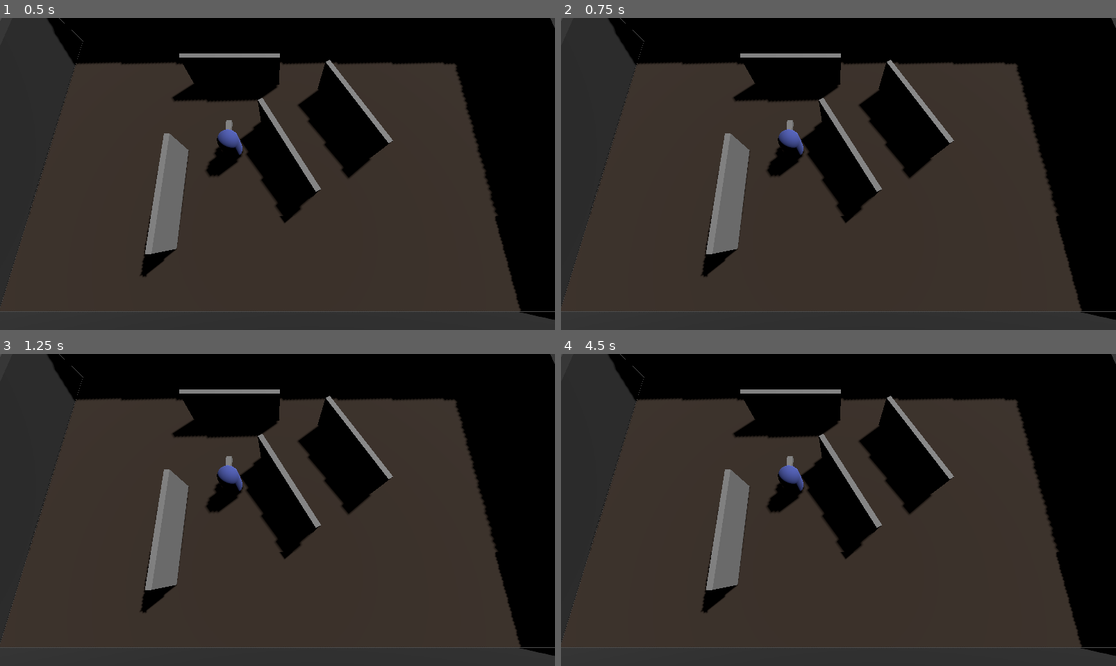
Above: before the commit, frames 1-4 (two rows, left to right).
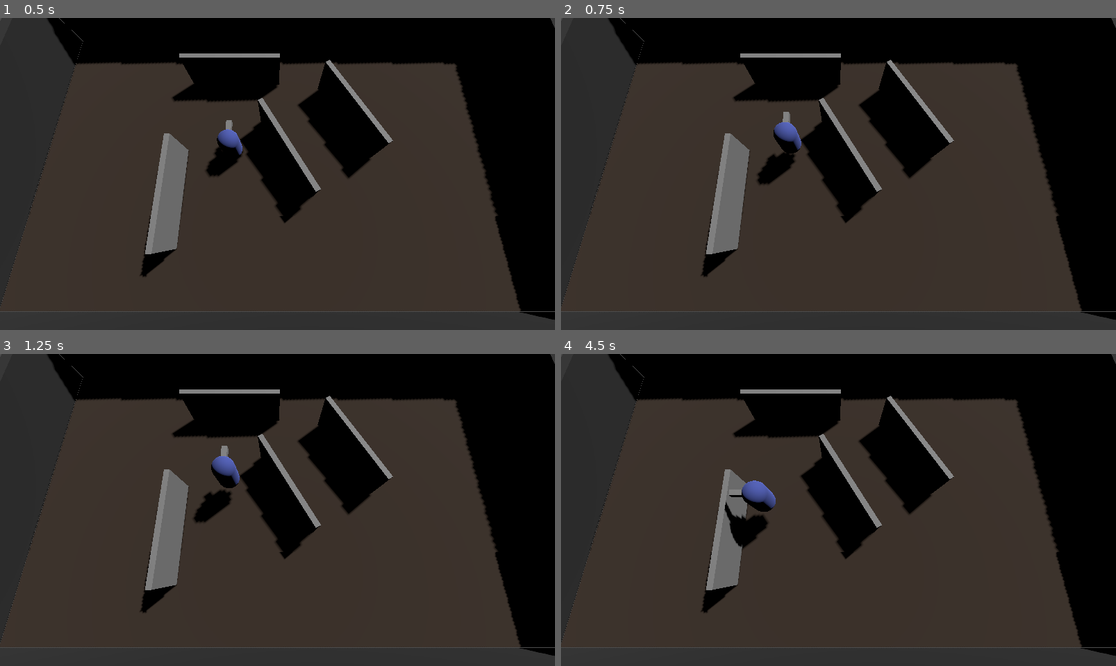
Above: after the commit, the same moments.

Repository: BlueCatGamess/Escape-From-Kaban
Game: Godot game, scene res://scenes/main.tscn
The game is run twice, just before and just after one commit, with the same random seed, the same clock (stepped at 60 frames per second) and the same inputs.
Inputs:
- Up to frame 1 (0.5 s): no input
- Up to frame 2 (0.75 s): tap Enter at 0.5 s; hold Space (Jump) from 0.53 s (still down)
- Up to frame 3 (1.25 s): keep holding Space (Jump)
- Up to frame 4 (4.5 s): release Space (Jump) at 1.28 s; hold S (MoveBack) 1.28-2.03 s; tap Ctrl (Couch) at 1.35 s; tap Space (Jump) at 1.52, 1.55, 1.82, 3.02, 3.05, 3.32, 3.77, 3.8, 4.07, 4.35 s; hold Space (Jump) 2.03-2.78 s; tap W (MoveFront) at 2.1 s; tap D (MoveRigth) at 2.85 s; hold Shift (Sprint) 3.53-4.28 s; hold A (MoveLeft) from 3.53 s (still down)

Frame 1 is identical in both runs. In frame 2, 0.5% of the frame differs, in the area x 35-44%, y 30-54%; in frame 3, 0.7%; in frame 4, 1.6%, in the area x 29-44%, y 32-63%.

Commit message:
Fix: StateMachine dont returning to IDLE state

Diff:
--- a/scripts/CharacterMovement.gd
+++ b/scripts/CharacterMovement.gd
@@ -4,19 +4,20 @@
 var move_speed_modifier: float = 0.0;
 
 var input_dir: Vector2  = Vector2.ZERO;
+var direction: Vector3 = Vector3.ZERO;
 
 func _ready():
 	assert(main_actor is CharacterBody3D, "This component must be assigned to a Node of type CharacterBody3D");
 
 
 func GetDirectionFromInput() -> Vector3:
-	var direction =  Vector3(input_dir.x, 0, input_dir.y).normalized()
+	direction =  Vector3(input_dir.x, 0, input_dir.y).normalized()
 	return direction
 
 
 func MoveCharacter(direction: Vector3, delta: float) -> void:
 	if main_actor.is_on_floor():
-		if direction:
+		if direction != Vector3.ZERO:
 			main_actor.velocity.x = lerp(main_actor.velocity.x, direction.x * (Constants.SPEED + (Constants.SPEED * move_speed_modifier)), 7.0 * delta)
 			main_actor.velocity.z = lerp(main_actor.velocity.z, direction.z * (Constants.SPEED + (Constants.SPEED * move_speed_modifier)), 7.0 * delta)
 		else:
@@ -24,6 +25,7 @@
 			main_actor.velocity.z = lerp(main_actor.velocity.z, direction.z * (Constants.SPEED + (Constants.SPEED * move_speed_modifier)), 7.0 * delta)
 
 	main_actor.move_and_slide()
+
 
 func RotateCharacter(delta: float) -> void:
 	main_actor.rotation.y = lerp_angle(main_actor.rotation.y, atan2(-main_actor.velocity.x, -main_actor.velocity.z), delta * 15)
--- a/scripts/CharacterStateMachine.gd
+++ b/scripts/CharacterStateMachine.gd
@@ -47,11 +47,12 @@
 
 func idle_state(delta):
 	char_mov_component.ApplyGravity(delta);
+	char_mov_component.MoveCharacter(char_mov_component.direction,delta);
 
 func check_idle_state() -> Enums.BaseState:
 	var new_state: Enums.BaseState = current_state;
 
-	if char_mov_component.input_dir != Vector2.ZERO:
+	if char_mov_component.direction != Vector3.ZERO:
 		new_state = Enums.BaseState.WALK;
 
 	return new_state;
@@ -64,7 +65,7 @@
 func check_walk_state() -> Enums.BaseState:
 	var new_state: Enums.BaseState = current_state;
 
-	if char_mov_component.main_actor.velocity == Vector3(0, 0, 0):
+	if char_mov_component.direction == Vector3(0, 0, 0):
 		new_state = Enums.BaseState.IDLE;
 
 	if char_mov_component.move_speed_modifier > 0.0:
@@ -115,6 +116,7 @@
 
 func OnInputDirChanged(new_input_dir: Vector2) -> void:
 	char_mov_component.input_dir = new_input_dir;
+	char_mov_component.direction =  Vector3(new_input_dir.x, 0, new_input_dir.y).normalized()
 
 func OnSprintPressed() -> void:
 	char_mov_component.ApplySprint();
@@ -129,5 +131,5 @@
 	char_mov_component.DisableCouch();
 
 func OnJumpPressed() -> void:
-	if can_jump:
+	if can_jump and  main_actor.is_on_floor():
 		current_state = Enums.BaseState.JUMP;
